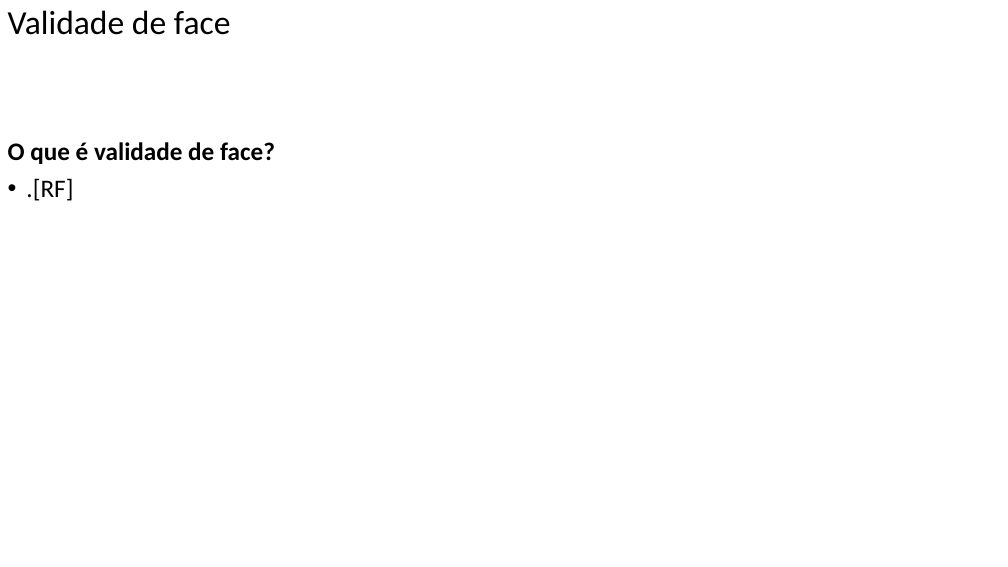
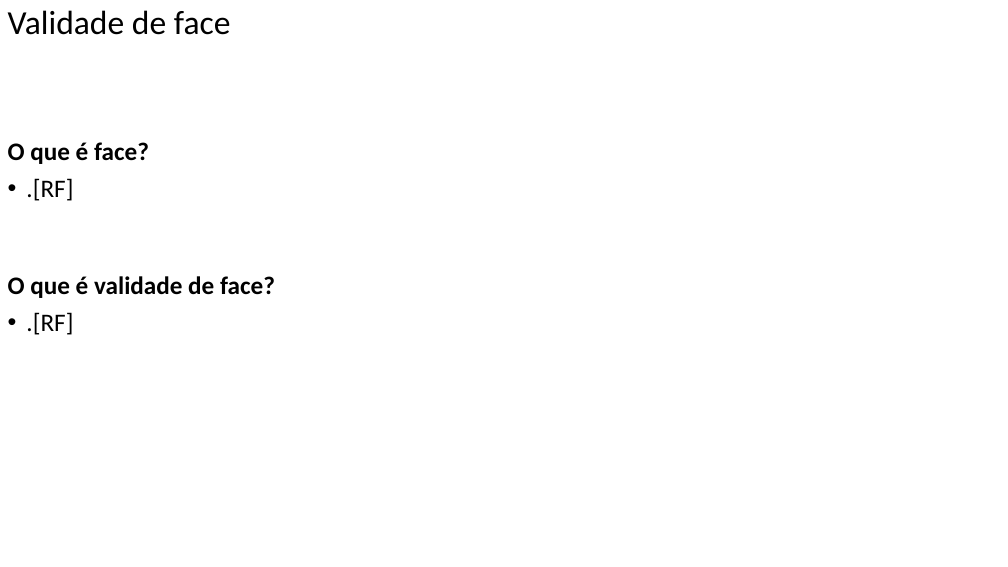
Before and after one commit to FerreiraAS/Ciencia-com-R, a slide deck: slide 151 of docs/Ciencia-com-R.pptx (slide 148 before the commit). Drawn at 1008x567 pixels with LibreOffice and Linux fonts; fonts in the diff are those of the drawing. Boxes give left, top, right and bottom in pixels: in the first picture for what was removed or moved away, otherwise in the second. Text is boxed around its words. In the diff, an @@ line names an element or a change of style, - is before the commit and + after.

```diff
--- a/docs/Ciencia-com-R.pptx
+++ b/docs/Ciencia-com-R.pptx
@@ text at bbox=[8, 142, 149, 201]: paragraphs added @@
+O que é face?
+• .[RF]
```
Also in this commit, not shown: 5 other slides changed, 3 slides added, 58 other files.
